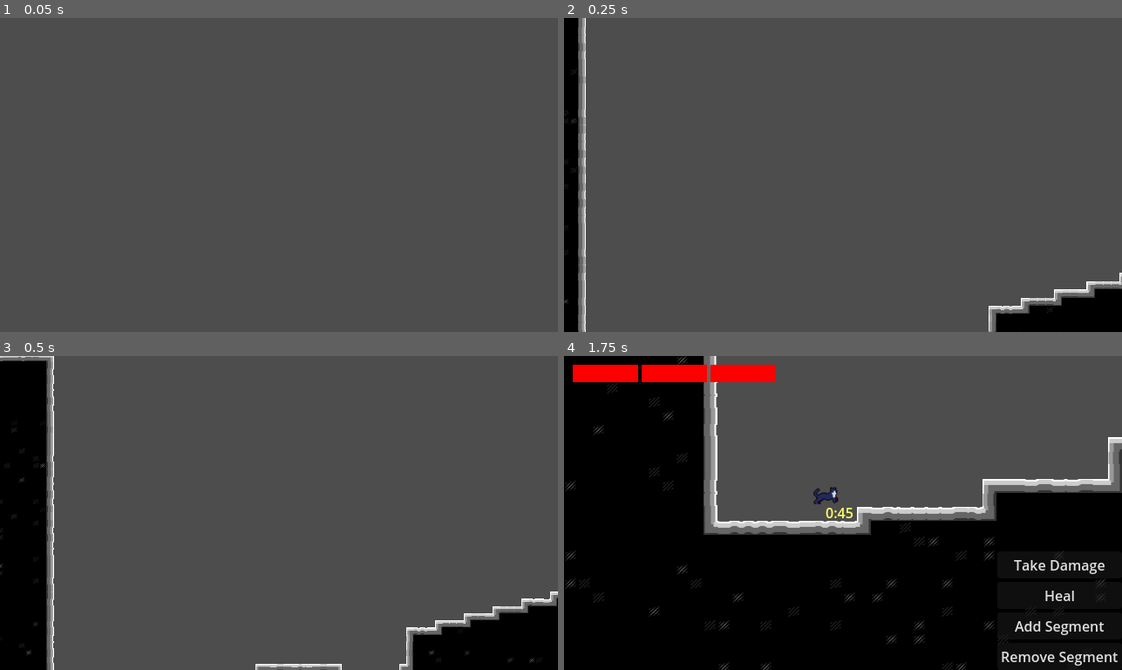
Above: before the commit, frames 1-4 (two rows, left to right).
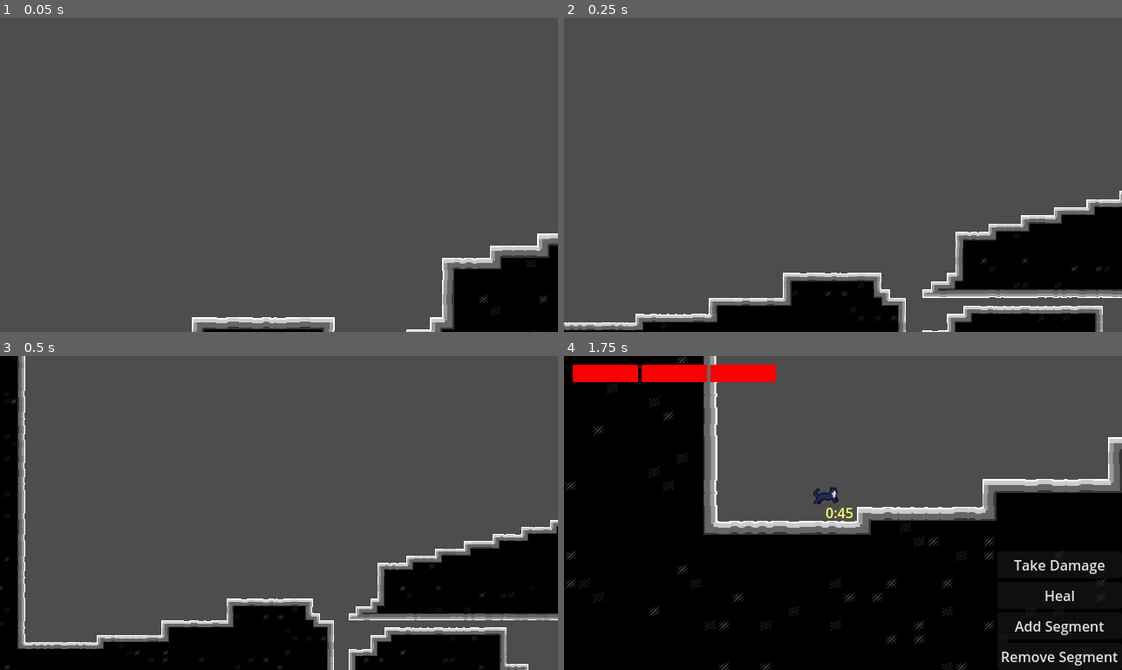
Above: after the commit, the same moments.

Repository: EmperorCookie/groundhogvania
Game: Godot game, scene res://levels/prototype/prototype_level.tscn
Two runs of this game, one before a commit and one after it. Both use one fixed random seed, a clock stepped at 60 frames per second and the inputs below. This scene is started directly instead of the project's main scene.
Inputs:
- Up to frame 1 (0.05 s): no input
- Up to frame 2 (0.25 s): no input
- Up to frame 3 (0.5 s): no input
- Up to frame 4 (1.75 s): hold Right (player_right) from 0.53 s (still down); tap Shift (player_dash) at 0.6, 1.35 s; tap Space (player_jump) at 0.77, 1.52 s

The runs differ from the first frame. In frame 1, 6.7% of the frame differs, in the area x 34-100%, y 68-100%; in frame 2, 20%; in frame 3, 25%, in the area x 0-100%, y 0-100%; in frame 4, nothing differs.

Commit message:
Tweaked preview camera starting position

Diff:
--- a/levels/prototype/prototype_level.tscn
+++ b/levels/prototype/prototype_level.tscn
@@ -15,6 +15,7 @@
 tile_set = ExtResource("1_7xbuc")
 
 [node name="PreviewController" parent="." node_paths=PackedStringArray("enable_nodes", "disable_nodes") instance=ExtResource("5_x6tsm")]
+position = Vector2(64, 144)
 scale = Vector2(2, 2)
 script = ExtResource("6_t82ty")
 enable_nodes = [NodePath("../Player"), NodePath("../PlayerCamera"), NodePath("../PlayerHud")]
